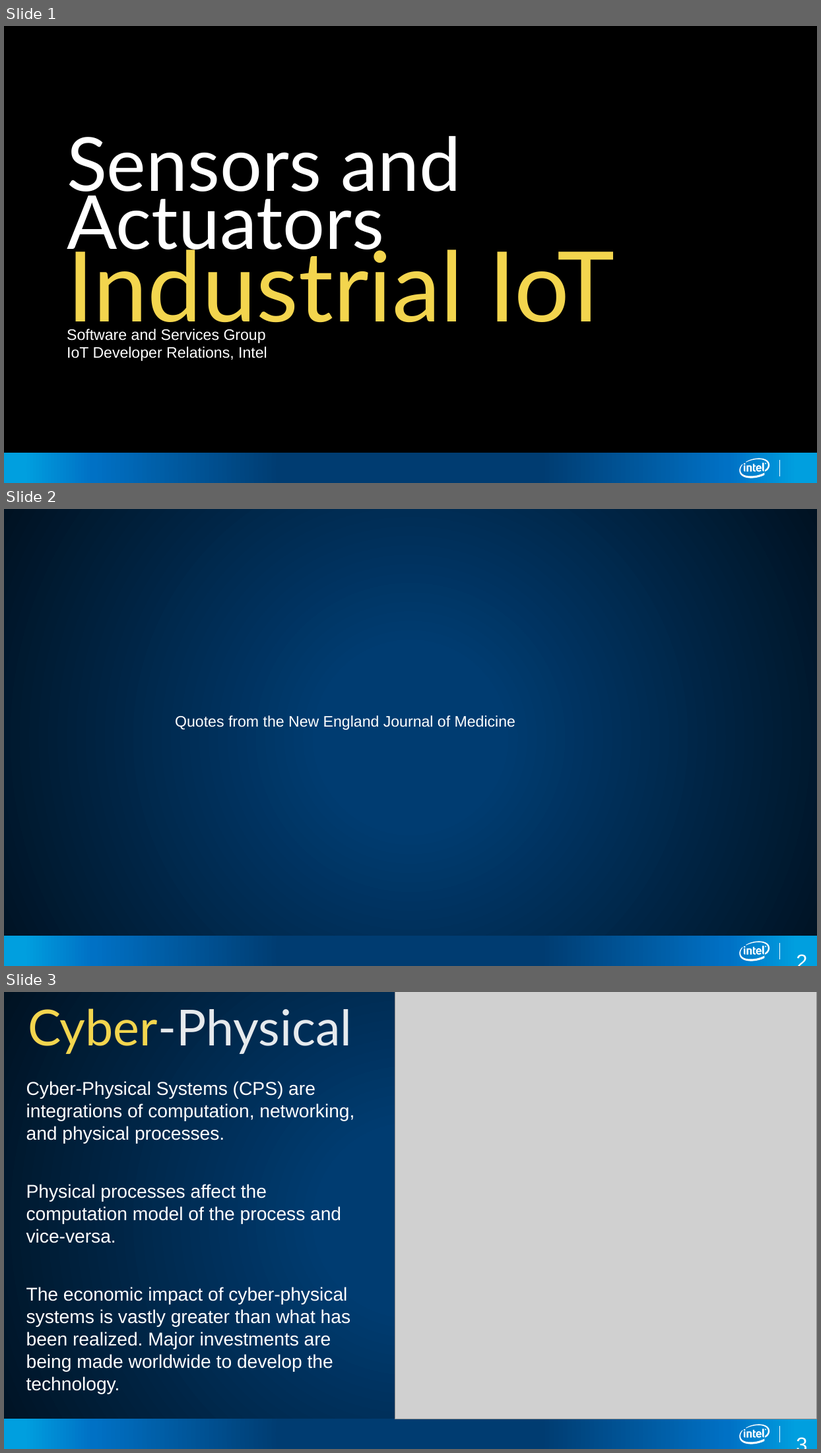
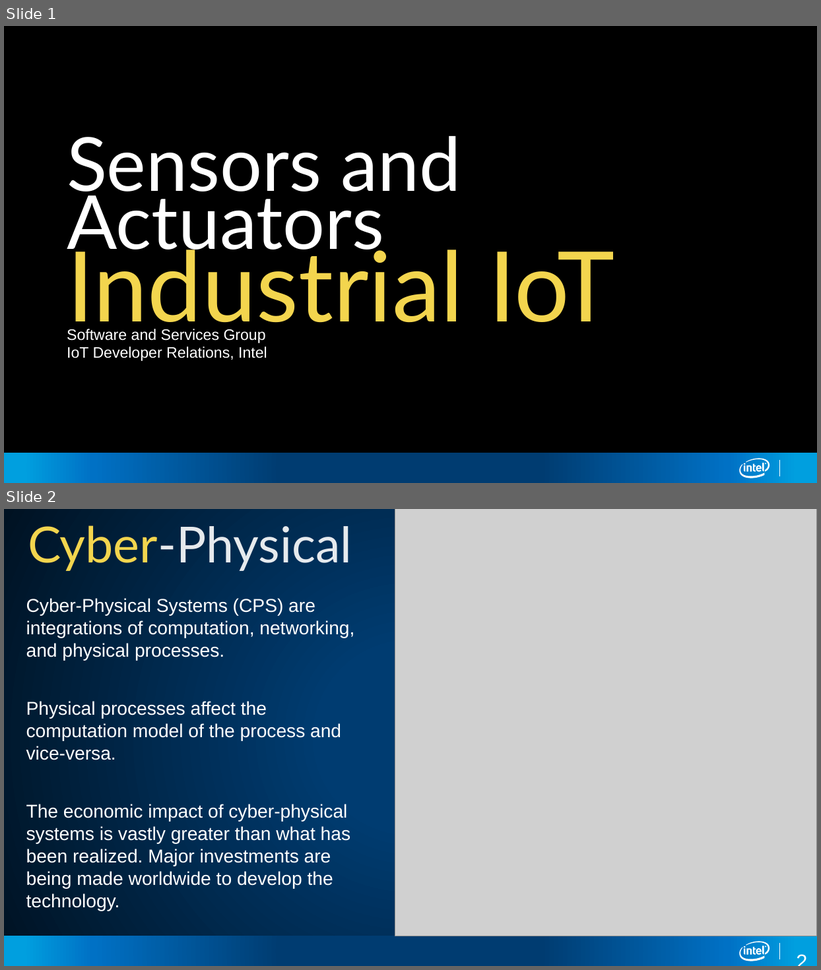
Before and after one commit to SSG-DRD-IOT/Industrial-IoT-Workshop, a slide deck: presentations/03-Sensors-and-Actuators.pptx. Shown one above the other, each under a label of ours: slides 1, 2 and 3 before the commit, slides 1 and 2 after it. The pictures are 821x1453 and 821x970 pixels, drawn with LibreOffice and Linux fonts; fonts in the diff are those of the drawing; grey boxes stand for pictures; background and template pictures are left out. Boxes give left, top, right and bottom in pixels: in the first picture for what was removed or moved away, otherwise in the second. Text is boxed around its words. In the diff, an @@ line names an element or a change of style, - is before the commit and + after.

```diff
--- a/presentations/03-Sensors-and-Actuators.pptx
+++ b/presentations/03-Sensors-and-Actuators.pptx
@@ slide 2 removed at <box>4,509,817,966</box>, background gradient #003C71 to #001222; not listed: 4 template elements that a slide beside it also shows @@
@@ text removed at <box>175,716,516,730</box> @@
-Quotes from the New England Journal of Medicine
@@ page number removed at <box>791,947,803,957</box> @@
-2
@@ what was slide 3 is now slide 2 @@
```
Also in this commit, not shown: 2 slides added, 5 other slides removed.
